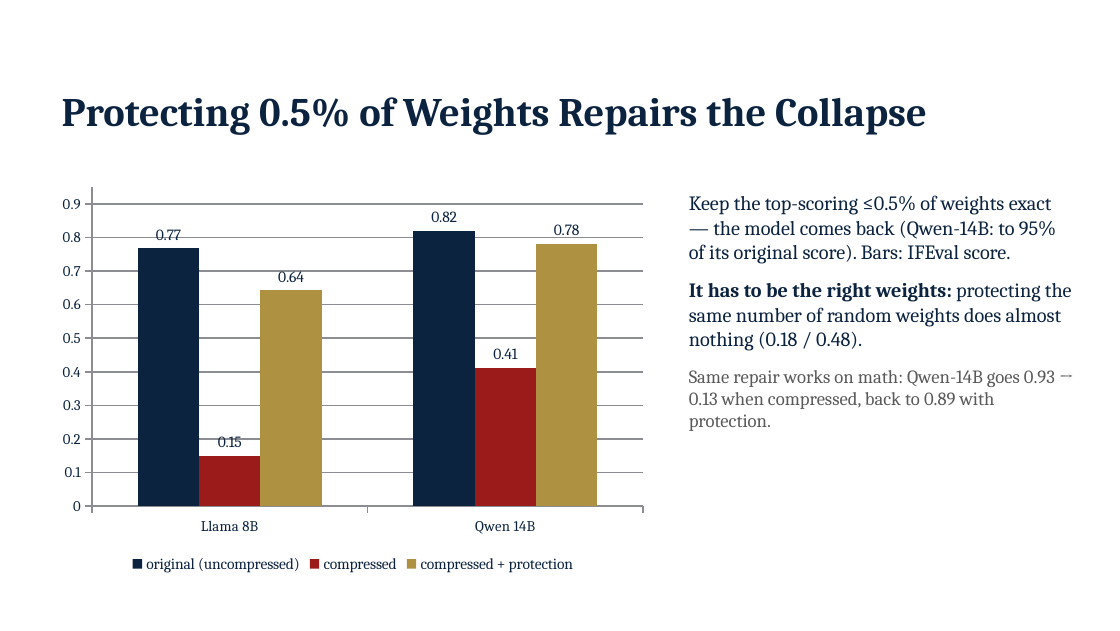
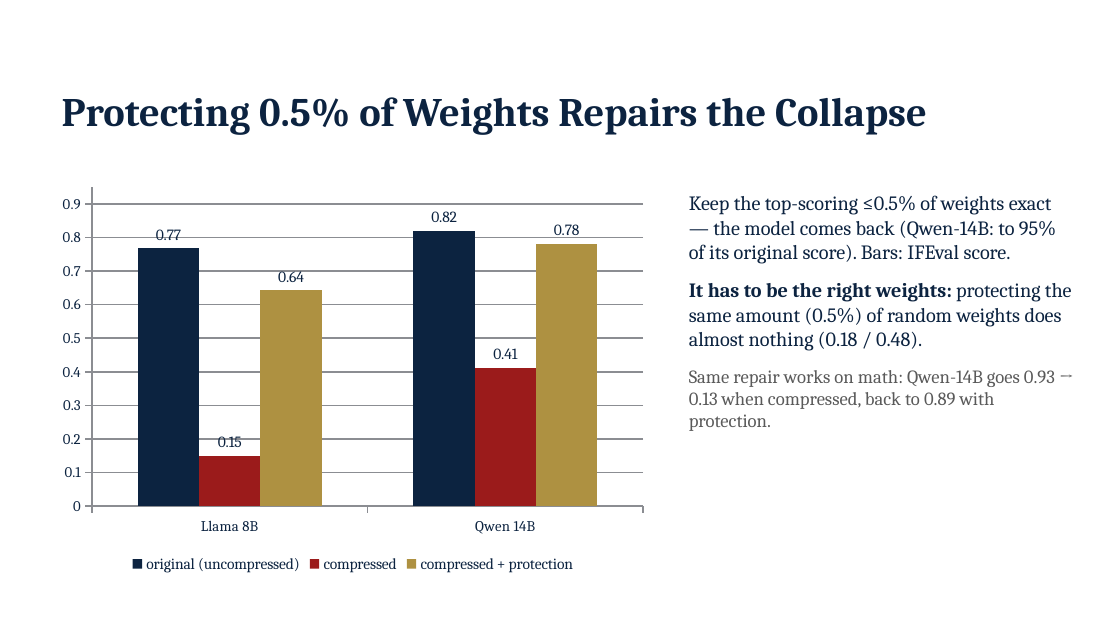
Before and after one commit to JiahaoZheng24/Instruction-Following-Attention-Head-Sensitive, a slide deck: slide 5 of paper/IFH_advisor_update_2026-09-03.pptx. Drawn at 1120x631 pixels with LibreOffice and Linux fonts; fonts in the diff are those of the drawing; background and template pictures are left out. Boxes give left, top, right and bottom in pixels: in the first picture for what was removed or moved away, otherwise in the second. Text is boxed around its words. In the diff, an @@ line names an element or a change of style, - is before the commit and + after.

Commit message:
Deck v5: census purpose clarified, explicit amounts on every control, master table slide

```diff
--- a/paper/IFH_advisor_update_2026-09-03.pptx
+++ b/paper/IFH_advisor_update_2026-09-03.pptx
@@ text at <box>689,283,1072,351</box>: text changed @@
-It has to be the right weights: protecting the same number of random weights does almost nothing (0.18 / 0.48).
+It has to be the right weights: protecting the same amount (0.5%) of random weights does almost nothing (0.18 / 0.48).
```
Also in this commit, not shown: 2 other slides changed, 1 slide added.
